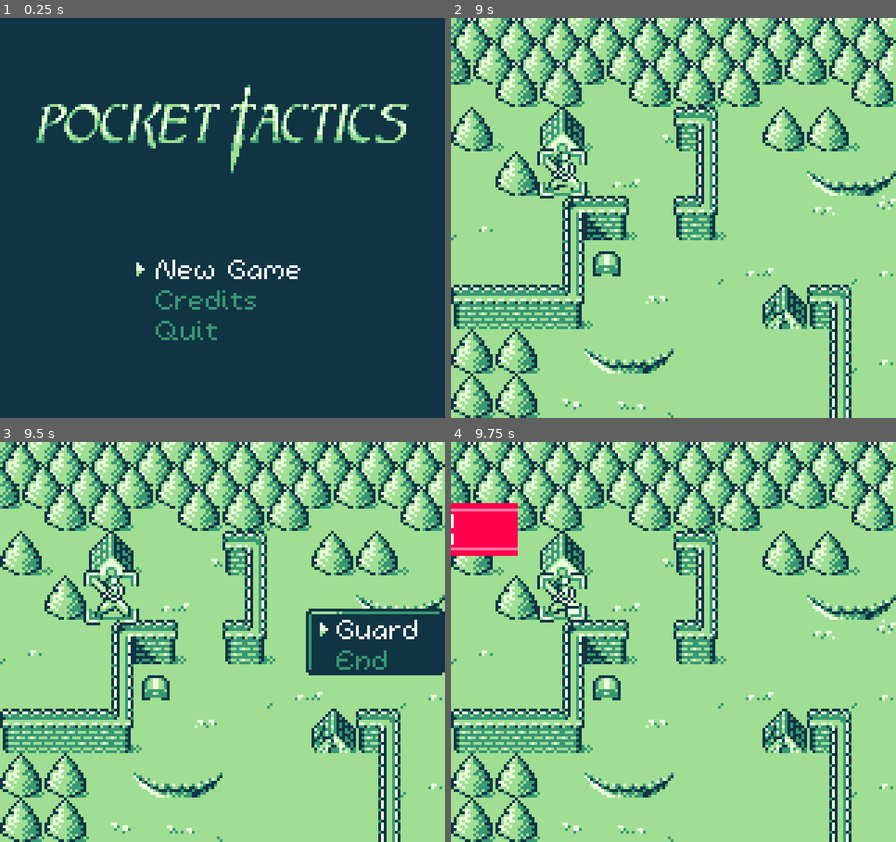
Above: before the commit, frames 1-4 (two rows, left to right).
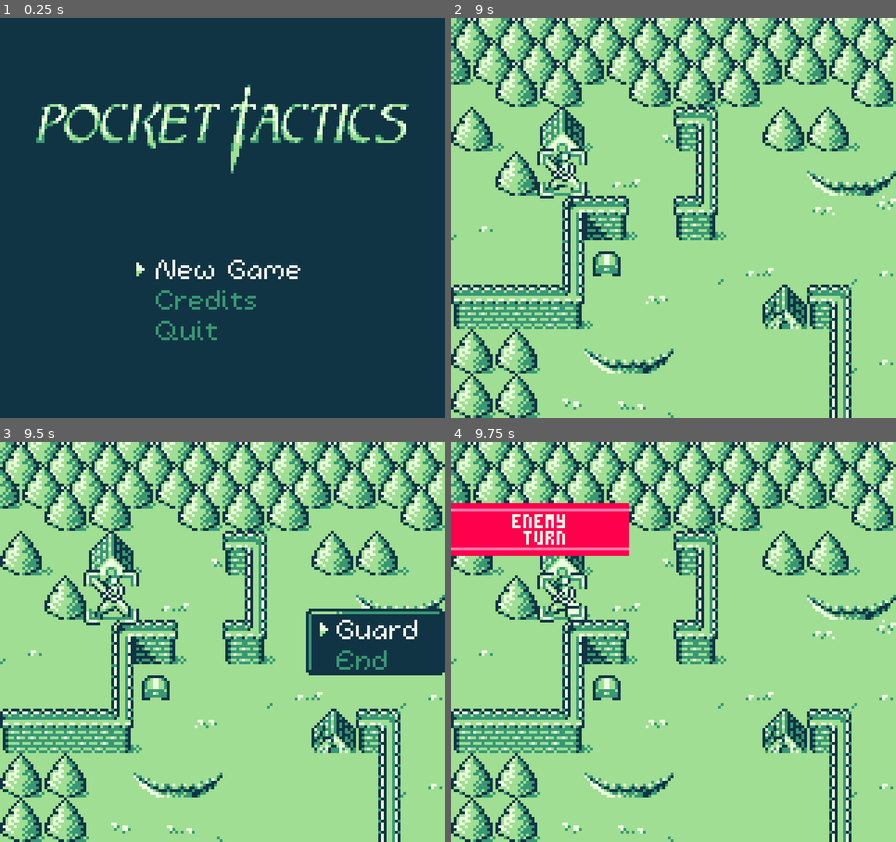
Above: after the commit, the same moments.

Repository: kevinlights/titan_tactics
Game: Godot game, scene res://scenes/landing.tscn
Two runs of this game, one before a commit and one after it. Both use one fixed random seed, a clock stepped at 60 frames per second and the inputs below.
Inputs (mouse positions are in pixels of both pictures, inside the frame that each line leads up to):
- Up to frame 1 (0.25 s): no input
- Up to frame 2 (9 s): click "New Game" at 0.5 s; tap Enter (ui_accept) at 1.25, 1.52, 2.27, 4.52, 5.27, 6.02, 7.52, 8.27 s; move the mouse to (651, 298) at 1.27 s; hold Up (ui_up) 1.28-2.75 s; move the mouse to (807, 278) at 2.02 s; click "Start level" at 2.75 s; move the mouse to (540, 158) at 3.52 s; hold Left (ui_left) 3.53-5.03 s; move the mouse to (695, 218) at 4.27 s; move the mouse to (606, 118) at 5.02 s; hold Down (ui_down) 5.03-5.78 s; move the mouse to (771, 198) at 5.77 s; hold Right (ui_right) 5.78-6.53 s; move the mouse to (584, 238) at 6.52 s; hold Up (ui_up) 6.53-7.28 s; move the mouse to (718, 130) at 7.27 s; hold Right (ui_right) from 7.28 s (still down); move the mouse to (651, 298) at 8.02 s; move the mouse to (807, 278) at 8.77 s
- Up to frame 3 (9.5 s): keep holding Right (ui_right); tap Enter (ui_accept) at 9.02 s
- Up to frame 4 (9.75 s): release Right (ui_right) at 9.5 s; click "Guard" at 9.5 s

Frames 1-3 are identical in both runs. In frame 4, 3.4% of the frame differs, in the area x 0-40%, y 15-29%.

Commit message:
make animations more gameboyish

Diff:
--- a/scripts/gui/action_menu.gd
+++ b/scripts/gui/action_menu.gd
@@ -8,7 +8,7 @@
 
 var start
 var native_x = -50
-var ttl = 200
+var ttl = 60
 var done = true
 var menu_type = "attack"
 
--- a/scripts/gui/nextturn.gd
+++ b/scripts/gui/nextturn.gd
@@ -4,7 +4,7 @@
 
 var start
 var start_x = -64
-var ttl = 500
+var ttl = 60
 var done = true
 
 func pick_random_sfx(audio_path):
